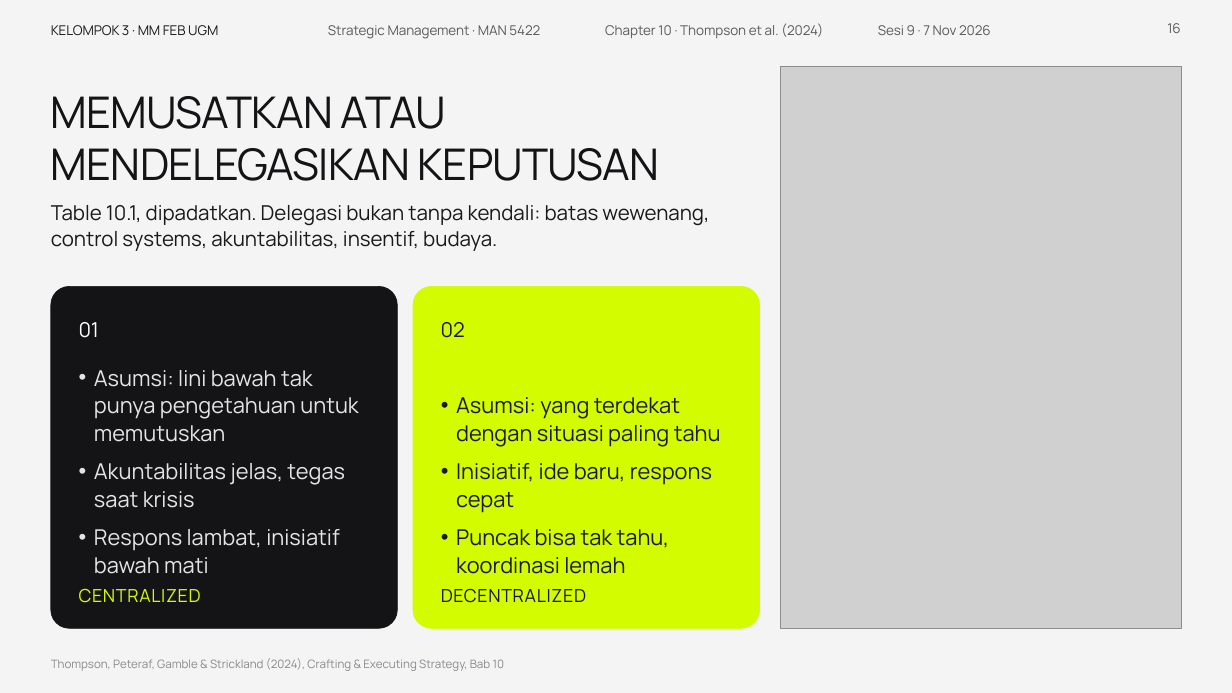
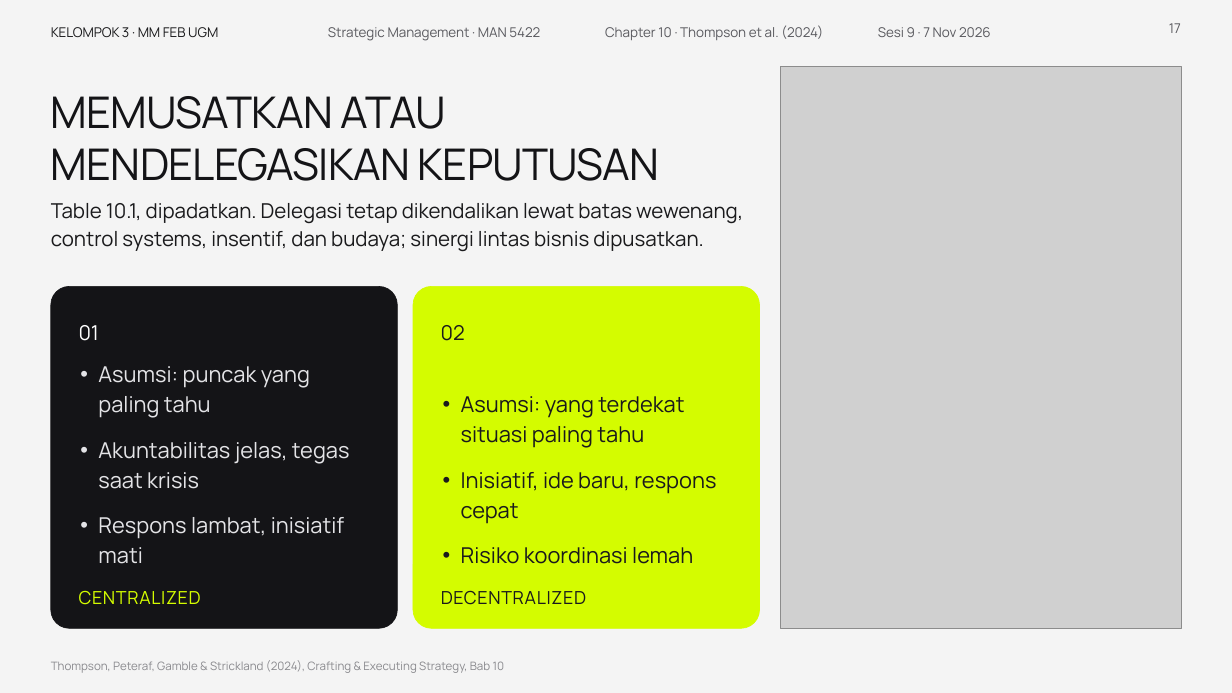
Before and after one commit to aslihabnuri/Dom-Manipulation, a slide deck: slide 17 of presentasi_ch10_kelompok3/SMJKT_Group 3_Aslih_Chapter 10 Strategy Execution.pptx (slide 16 before the commit). Drawn at 1232x693 pixels with LibreOffice and Linux fonts; fonts in the diff are those of the drawing; grey boxes stand for pictures. Boxes give left, top, right and bottom in pixels: in the first picture for what was removed or moved away, otherwise in the second. Text is boxed around its words. In the diff, an @@ line names an element or a change of style, - is before the commit and + after.

```diff
--- a/presentasi_ch10_kelompok3/SMJKT_Group 3_Aslih_Chapter 10 Strategy Execution.pptx
+++ b/presentasi_ch10_kelompok3/SMJKT_Group 3_Aslih_Chapter 10 Strategy Execution.pptx
@@ page number at [1169,23,1181,33]: text changed @@
-16
+17
@@ text at [51,203,743,252]: text changed @@
-Table 10.1, dipadatkan. Delegasi bukan tanpa kendali: batas wewenang, control systems, akuntabilitas, insentif, budaya.
+Table 10.1, dipadatkan. Delegasi tetap dikendalikan lewat batas wewenang, control systems, insentif, dan budaya; sinergi lintas bisnis dipusatkan.
@@ text at [98,366,310,418]: text changed @@
-• Asumsi: lini bawah tak punya pengetahuan untuk memutuskan
+• Asumsi: puncak yang paling tahu
@@ text at [461,396,684,448]: text changed @@
-• Asumsi: yang terdekat dengan situasi paling tahu
+• Asumsi: yang terdekat situasi paling tahu
@@ text at [98,442,350,489]: indent changed; line spacing 1.06 to 1.15; more space between paragraphs @@
@@ text at [461,472,716,524]: indent changed; line spacing 1.06 to 1.15; more space between paragraphs @@
@@ text at [98,517,344,564]: text changed @@
-• Respons lambat, inisiatif bawah mati
+• Respons lambat, inisiatif mati
@@ text at [461,547,693,564]: text changed @@
-• Puncak bisa tak tahu, koordinasi lemah
+• Risiko koordinasi lemah
@@ line spacing 1.1 to 1.22 in 9 elements at [51,27,218,37], [328,27,540,41], [605,25,823,40], [878,27,991,37], [79,325,99,341], [79,590,201,605], [441,325,465,341], [441,590,586,605], [51,660,505,673] @@
```
Also in this commit, not shown: 17 other slides changed, 1 slide added, 3 other files.
